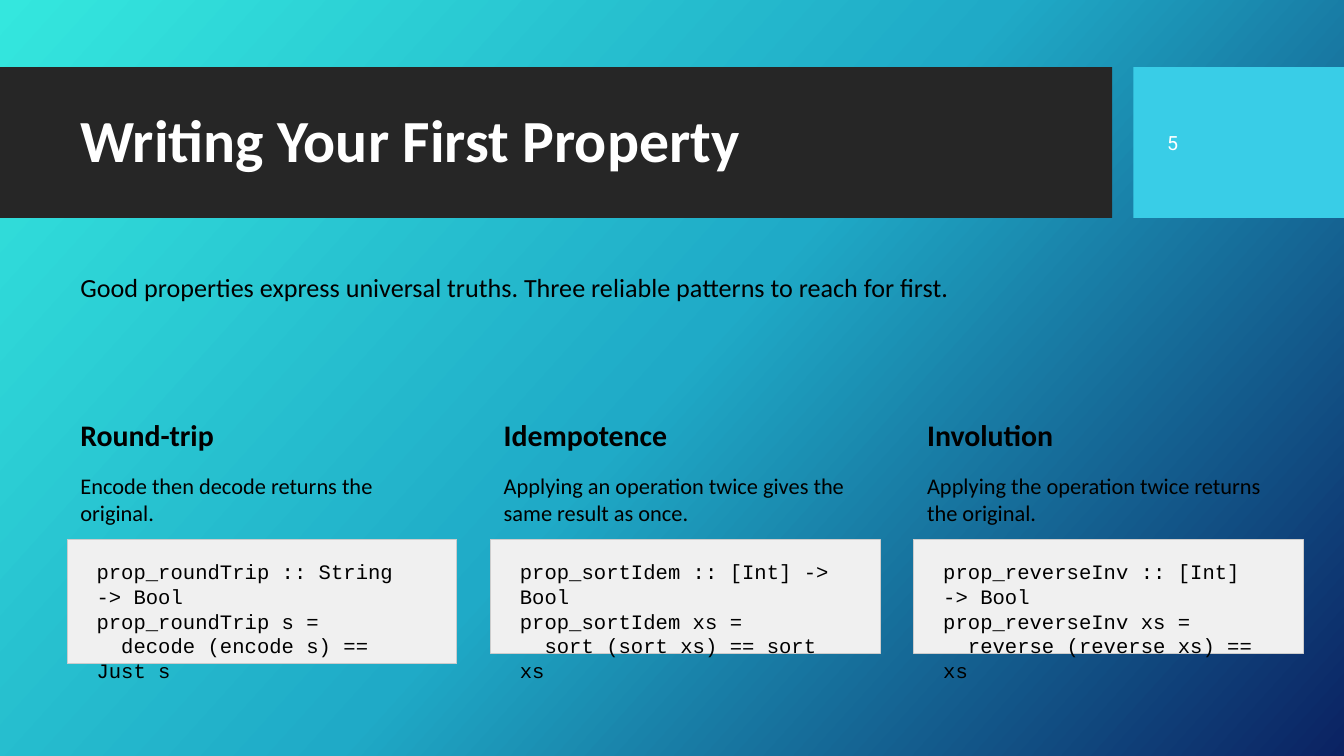
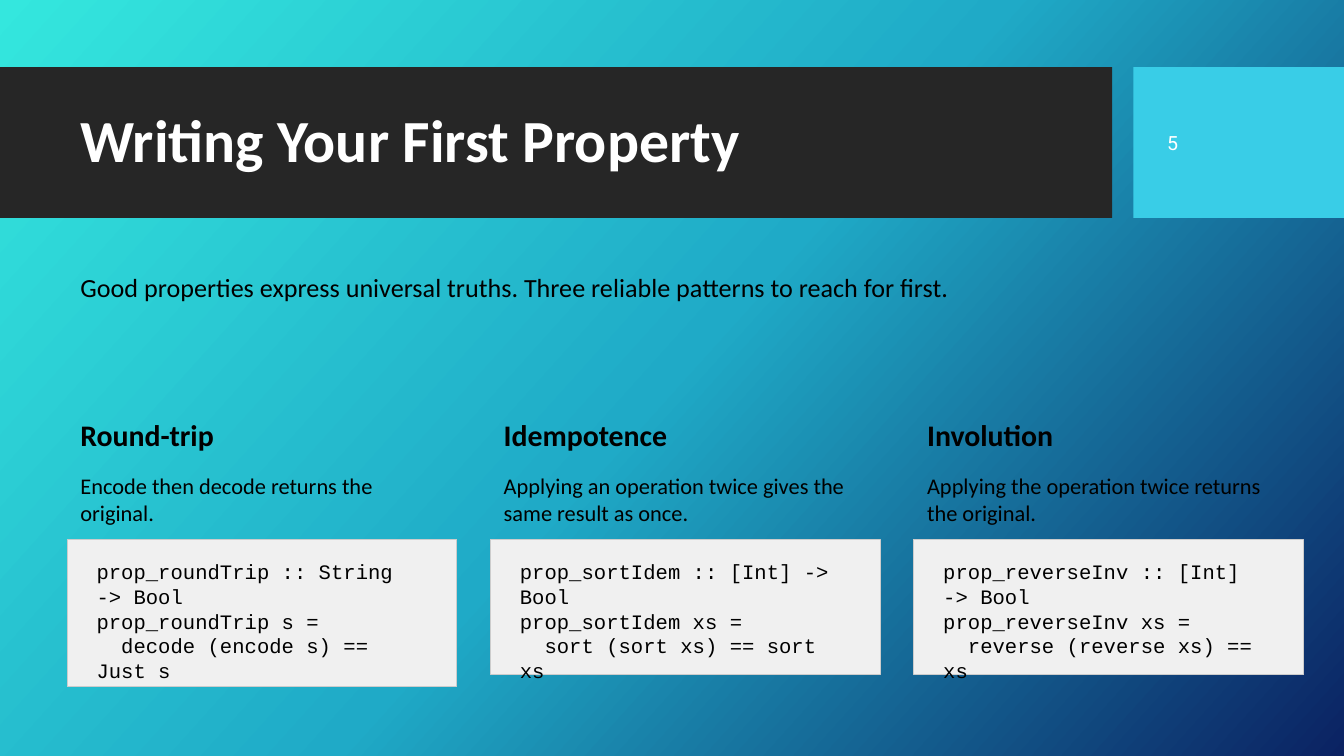
Before and after one commit to Fun-Prog-26/fun-prog-26, a slide deck: slide 5 of topic14-invariants-testing/unit-1/talk-2/b-quickcheck.pptx. Drawn at 1344x756 pixels with LibreOffice and Linux fonts; fonts in the diff are those of the drawing; background and template pictures are left out. Boxes give left, top, right and bottom in pixels: in the first picture for what was removed or moved away, otherwise in the second. Text is boxed around its words. In the diff, an @@ line names an element or a change of style, - is before the commit and + after.

```diff
--- a/topic14-invariants-testing/unit-1/talk-2/b-quickcheck.pptx
+++ b/topic14-invariants-testing/unit-1/talk-2/b-quickcheck.pptx
@@ rectangle: place and size @@
-rectangle at box(67, 539, 457, 663)
+rectangle at box(67, 539, 457, 687)
@@ rectangle: place and size @@
-rectangle at box(491, 539, 880, 653)
+rectangle at box(491, 539, 880, 675)
@@ rectangle: place and size @@
-rectangle at box(914, 539, 1304, 653)
+rectangle at box(914, 539, 1304, 675)
```
Also in this commit, not shown: 2 other slides changed, 20 other files.
